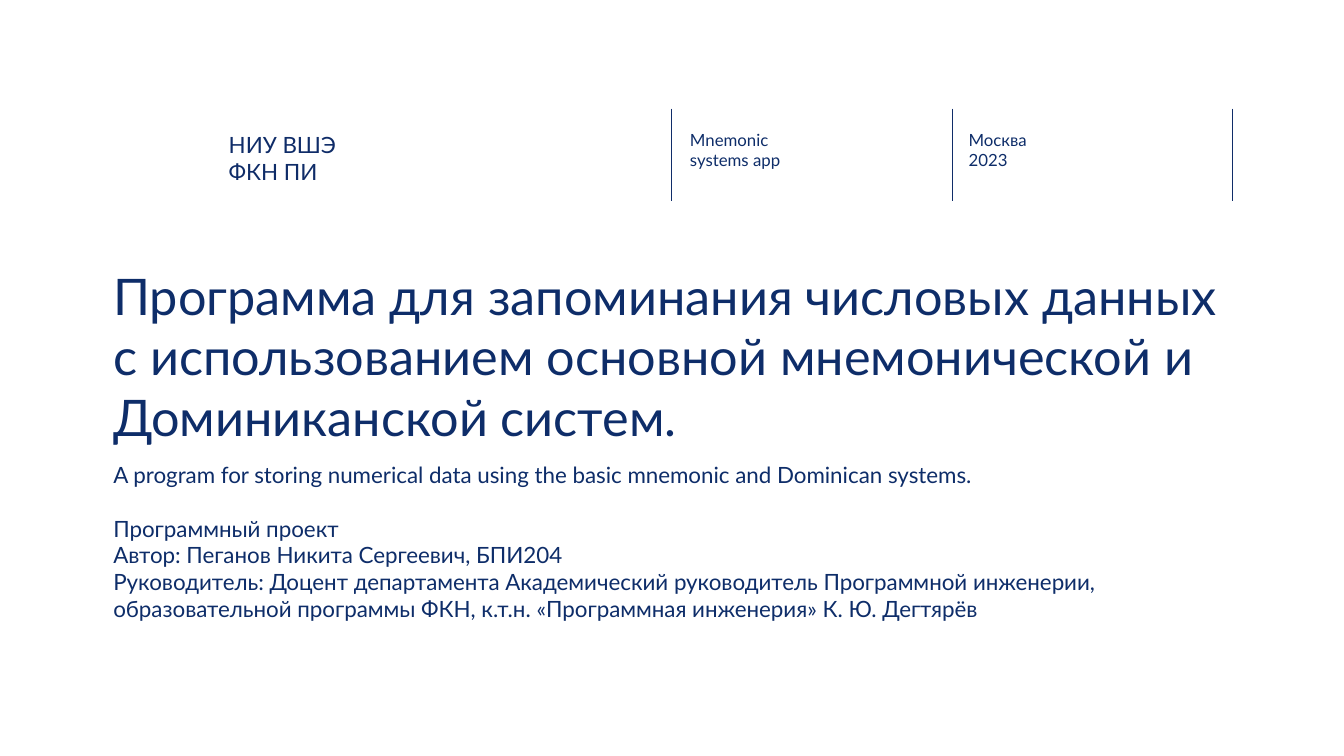
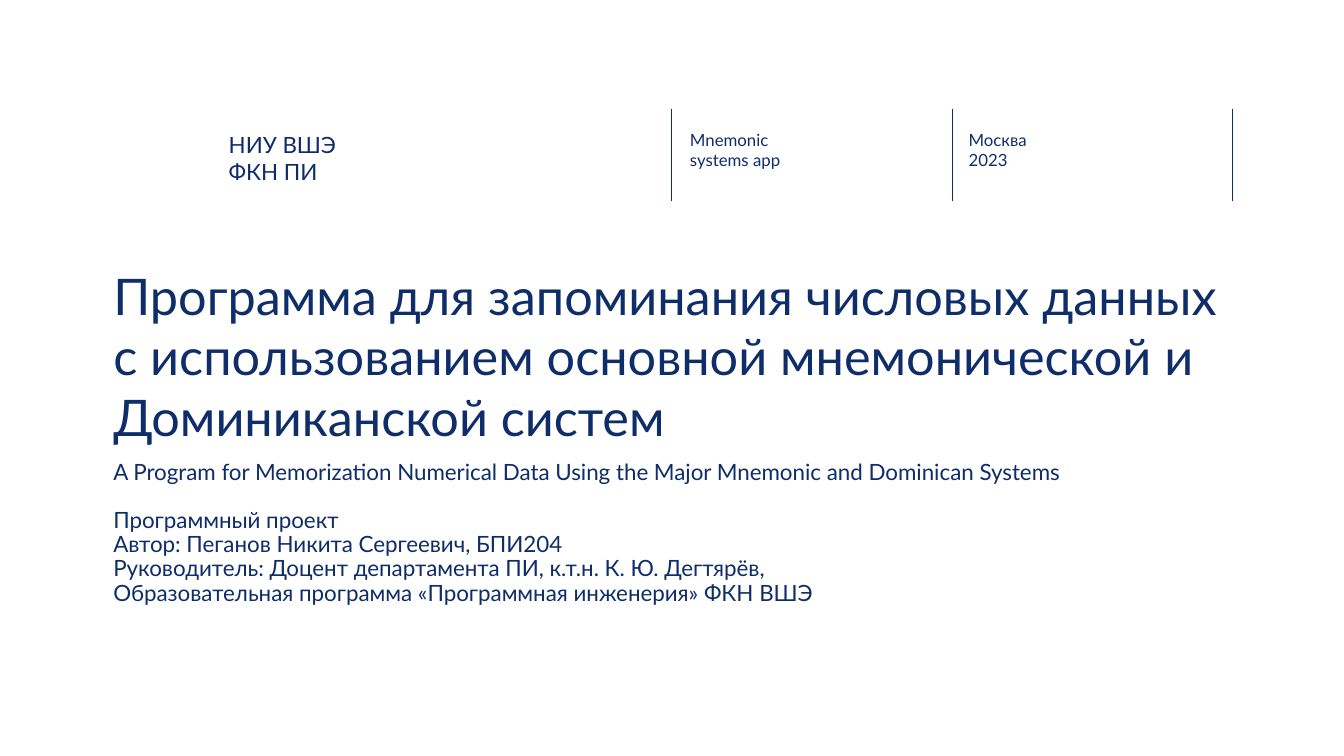
Before and after one commit to NikPeg/mnemonic_systems_app, a slide deck: slide 1 of Итоговые документы/presentation.pptx. Drawn at 1344x756 pixels with LibreOffice and Linux fonts; fonts in the diff are those of the drawing; background and template pictures are left out. Boxes give left, top, right and bottom in pixels: in the first picture for what was removed or moved away, otherwise in the second. Text is boxed around its words. In the diff, an @@ line names an element or a change of style, - is before the commit and + after.

Commit message:
Edit 4 slides

```diff
--- a/Итоговые документы/presentation.pptx
+++ b/Итоговые документы/presentation.pptx
@@ title at (113,279,1216,445): text changed @@
-Программа для запоминания числовых данных с использованием основной мнемонической и Доминиканской систем.
+Программа для запоминания числовых данных с использованием основной мнемонической и Доминиканской систем
@@ text at (113,463,1060,484): text changed @@
-A program for storing numerical data using the basic mnemonic and Dominican systems.
+A Program for Memorization Numerical Data Using the Major Mnemonic and Dominican Systems
@@ text at (113,512,562,556): line spacing 1 to 0.9 @@
@@ text at (113,559,813,605): text changed @@
-Руководитель: Доцент департамента Академический руководитель Программной инженерии, образовательной программы ФКН, к.т.н. «Программная инженерия» К. Ю. Дегтярёв
+Руководитель: Доцент департамента ПИ, к.т.н. К. Ю. Дегтярёв,
+Образовательная программа «Программная инженерия» ФКН ВШЭ
```
Also in this commit, not shown: 3 other slides changed.
